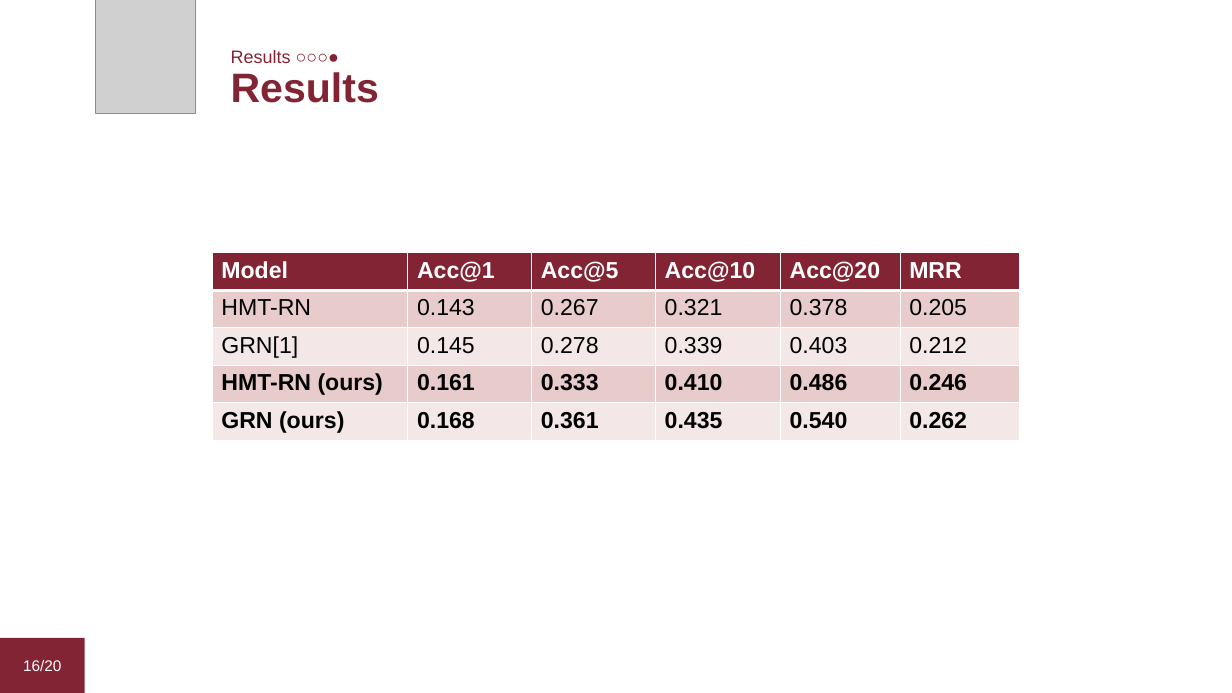
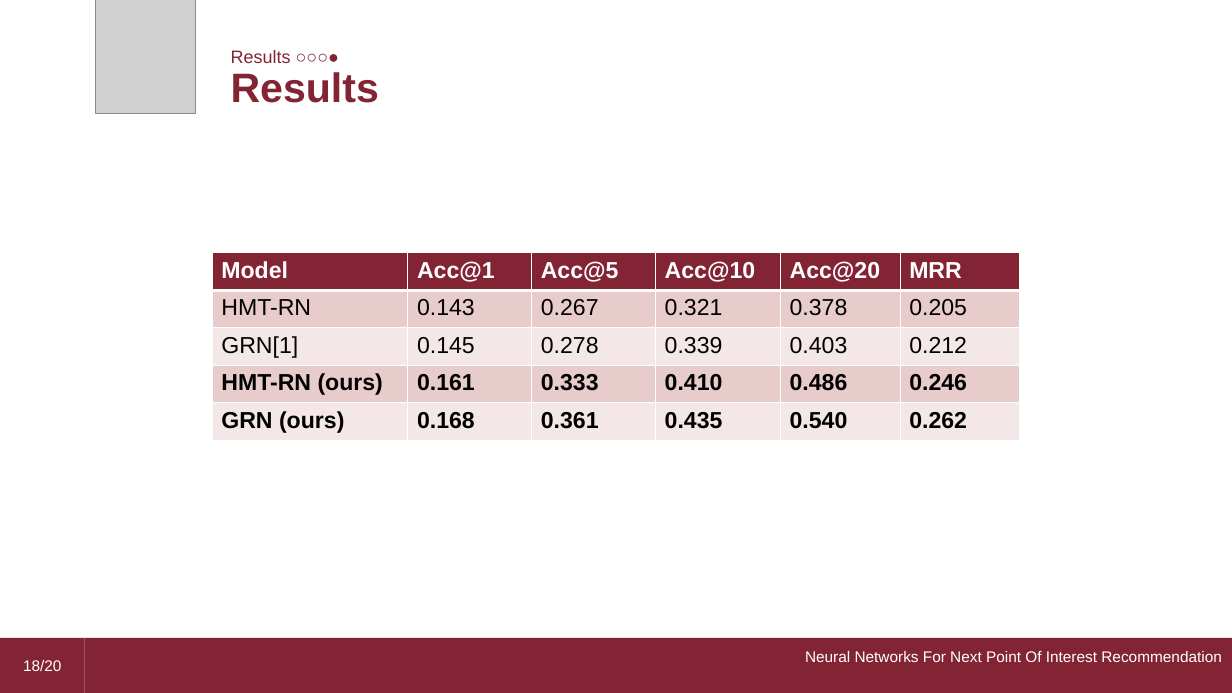
Before and after one commit to dario-loi/foursquare, a slide deck: slide 18 of presentation.pptm (slide 16 before the commit). Drawn at 1232x693 pixels with LibreOffice and Linux fonts; fonts in the diff are those of the drawing; grey boxes stand for pictures. Boxes give left, top, right and bottom in pixels: in the first picture for what was removed or moved away, otherwise in the second. Text is boxed around its words. In the diff, an @@ line names an element or a change of style, - is before the commit and + after.

```diff
--- a/presentation.pptm
+++ b/presentation.pptm
@@ rectangle added at (85,638,1232,693), fill #822433, 12 pt, text #FFFFFF @@
+Neural Networks For Next Point Of Interest Recommendation
@@ page number at (23,660,61,671): text changed @@
-16/20
+18/20
```
Also in this commit, not shown: 14 other slides changed, 3 slides added, 1 slide removed.
